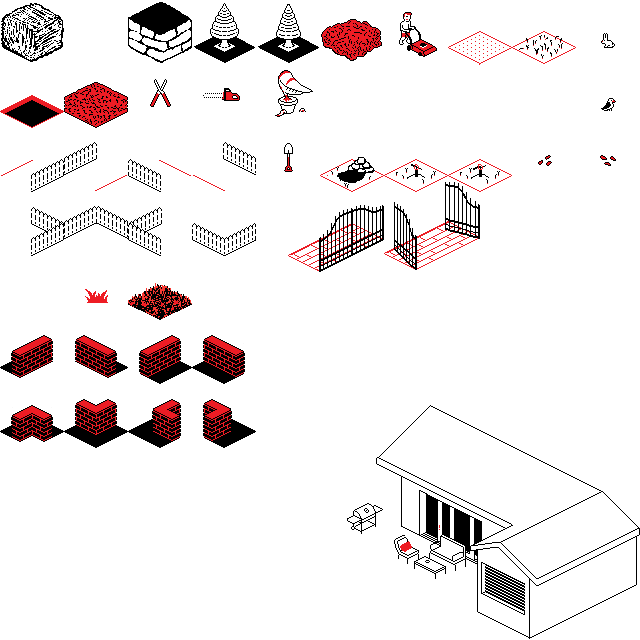
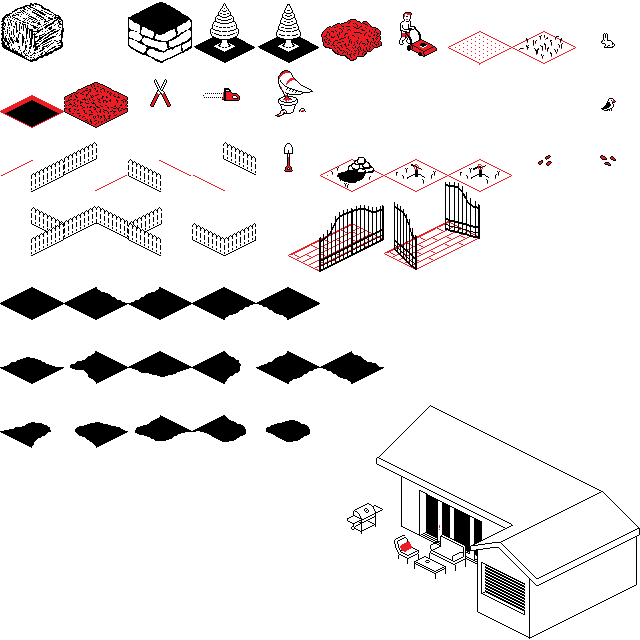
Layer changes from the first (640, 640) image to the second:
hid group "Walls" (8 layers) over <box>1,335,245,384</box>
hid group "Wall_Corners" (8 layers) over <box>1,399,256,448</box>
hid group "grass icon" (5 layers) over <box>85,283,192,320</box>
showed group "Black" (16 layers) over <box>0,287,384,448</box>
added layer "white64x64" above "outline cubes" over <box>266,420,310,442</box>
